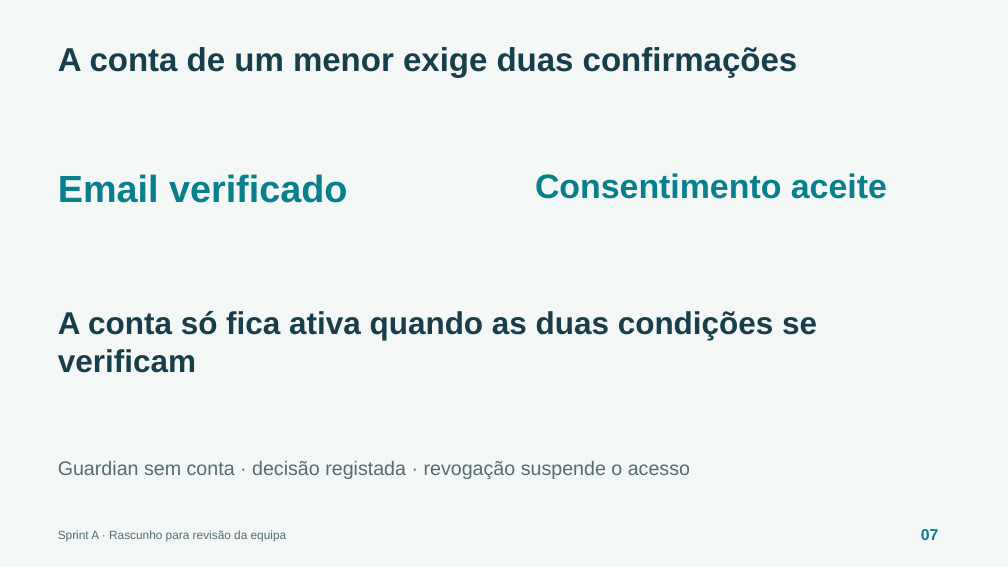
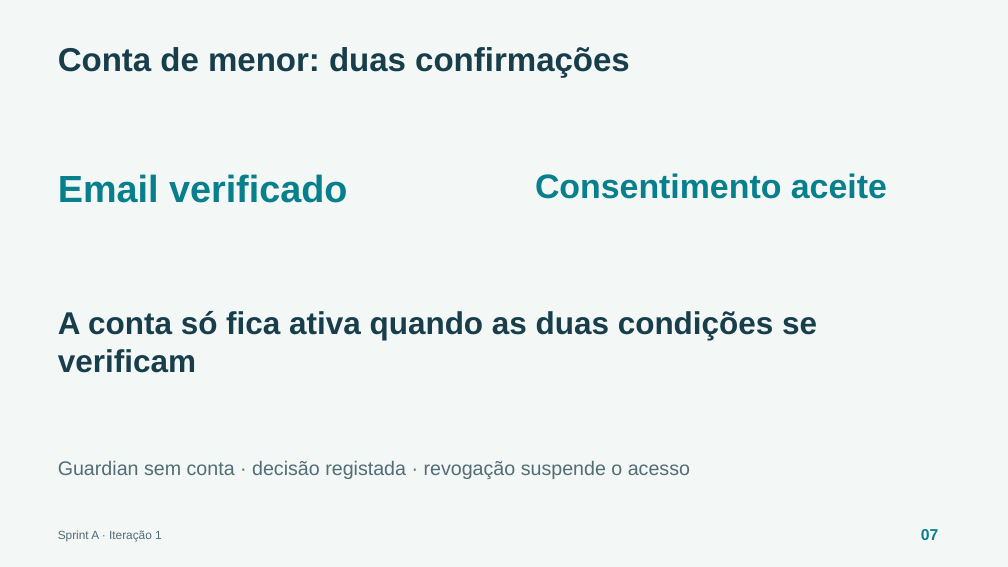
Before and after one commit to escobar0304/ProjInter-2-1, a slide deck: slide 7 of docs/entregas/sprint-review-a/sprint-review-a.pptx. Drawn at 1008x567 pixels with LibreOffice and Linux fonts; fonts in the diff are those of the drawing. Boxes give left, top, right and bottom in pixels: in the first picture for what was removed or moved away, otherwise in the second. Text is boxed around its words. In the diff, an @@ line names an element or a change of style, - is before the commit and + after.

Commit message:
apresentação: atualizar ficheiros da Sprint Review A

```diff
--- a/docs/entregas/sprint-review-a/sprint-review-a.pptx
+++ b/docs/entregas/sprint-review-a/sprint-review-a.pptx
@@ text at bbox=[58, 47, 630, 77]: text changed @@
-A conta de um menor exige duas confirmações
+Conta de menor: duas confirmações
@@ text at bbox=[58, 530, 162, 541]: text changed @@
-Sprint A · Rascunho para revisão da equipa
+Sprint A · Iteração 1
```
Also in this commit, not shown: 11 other slides changed, 1 other file.
